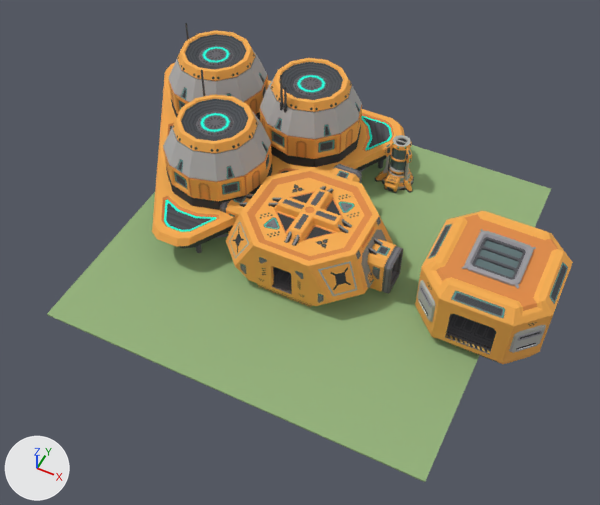
A saved change to the glTF model packages/client/public/assets/models/buildings/synthetic-protein-lab.glb.
Both versions are drawn from a 50 mm camera at (21.4, -43.2, 52.7) aimed at (1.4, -3.2, 2.7). The lights are fixed; the arrows at lower left show +X, +Y and +Z. The older version comes first. Vertices at exactly the same position are counted once.

In view in the first picture: 'Containment_2', 'Ground', 'Hub', 'Lab_Main', 'Silo'.
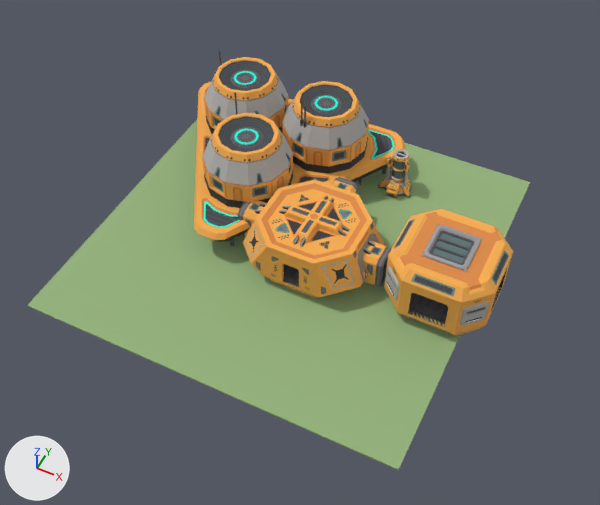
Changed parts and their boxes (x1, y1, x2, y2) in the pictures (600 x 505 px):
'Ground', moved: before (47, 145, 551, 482); after (27, 120, 530, 470)
'Silo', moved, rescaled (16% narrower, 15% shorter): before (152, 23, 405, 253); after (194, 51, 406, 246)
'Hub', moved, rescaled (18% narrower, 17% shorter): before (415, 211, 573, 364); after (384, 209, 513, 336)
'Lab_Main', rescaled (16% narrower, 15% shorter): before (220, 164, 403, 307); after (238, 177, 391, 298)
'Containment_2', moved, rescaled (15% narrower, 15% shorter): before (375, 135, 414, 193); after (378, 149, 411, 198)

Edits to the bpy script that builds the scene:
```text
Change me_mesh:
    used by ob_lab_main; location = (1.35, -1.33, 1.25)
    remove me_mesh.from_pydata(...)  # 1908 vertices, 3282 faces; spans x -7.7..7.7, y -5.0..7.7, z -1.1..4.7
    add me_mesh.from_pydata(...)  # 1908 vertices, 3282 faces; spans x -4.1..8.8, y -5.6..5.1, z 0.3..5.2
    me_mesh part 1: the whole mesh is scaled about its middle by 0.844, then moved by (2.4, -1.5, 1.0)
Change me_mesh_002:
    used by ob_hub; location = (16.35, 0.0, 1.45)
    remove me_mesh_002.from_pydata(...)  # 893 vertices, 1726 faces; spans x -5.0..5.0, y -5.0..5.0, z -1.3..5.11
    add me_mesh_002.from_pydata(...)  # 893 vertices, 1726 faces; spans x 9.13..17.58, y -4.22..4.22, z 0.35..5.77
    me_mesh_002 part 2: the whole mesh is scaled about its middle by 0.844, then moved by (13.35, 0.0, 1.15)
Change me_mesh_008:
    used by ob_containment_2; location = (4.35, 10.95, 0.15)
    remove me_mesh_008.from_pydata(...)  # 1593 vertices, 3038 faces; spans x -1.86..1.86, y -1.97..2.07, z 0.0..4.56
    add me_mesh_008.from_pydata(...)  # 1593 vertices, 3038 faces; spans x 3.79..6.92, y 8.29..11.7, z 0.15..4.0
    me_mesh_008 part 3: the whole mesh is scaled about its middle by 0.844, then moved by (5.35, 9.94, -0.2)
Change me_mesh_010:
    used by ob_silo; location = (-8.65, 6.93, 0.15)
    remove me_mesh_010.from_pydata(...)  # 1571 vertices, 2780 faces; spans x -12.7..12.7, y -14.2..8.3, z 0.0..11.6
    add me_mesh_010.from_pydata(...)  # 1571 vertices, 2780 faces; spans x -16.4..5.1, y -5.0..13.9, z 0.2..9.9
    me_mesh_010 part 4: the whole mesh is scaled about its middle by 0.844, then moved by (-5.6, 7.4, -0.8)
Change ob_lab_main:
    ob_lab_main.location: (1.35, -1.33, 1.25) -> (-0.6, 0.0, 0.15)
Change ob_hub:
    ob_hub.location: (16.35, 0.0, 1.45) -> (-0.6, 0.0, 0.15)
Change ob_containment_2:
    ob_containment_2.location: (4.35, 10.95, 0.15) -> (-0.6, 0.0, 0.15)
Change ob_silo:
    ob_silo.location: (-8.65, 6.93, 0.15) -> (-0.6, 0.0, 0.15)
Change ob_ground:
    ob_ground.location: (1.35, 0.0, 0.15) -> (-0.6, 0.0, 0.15)
```
